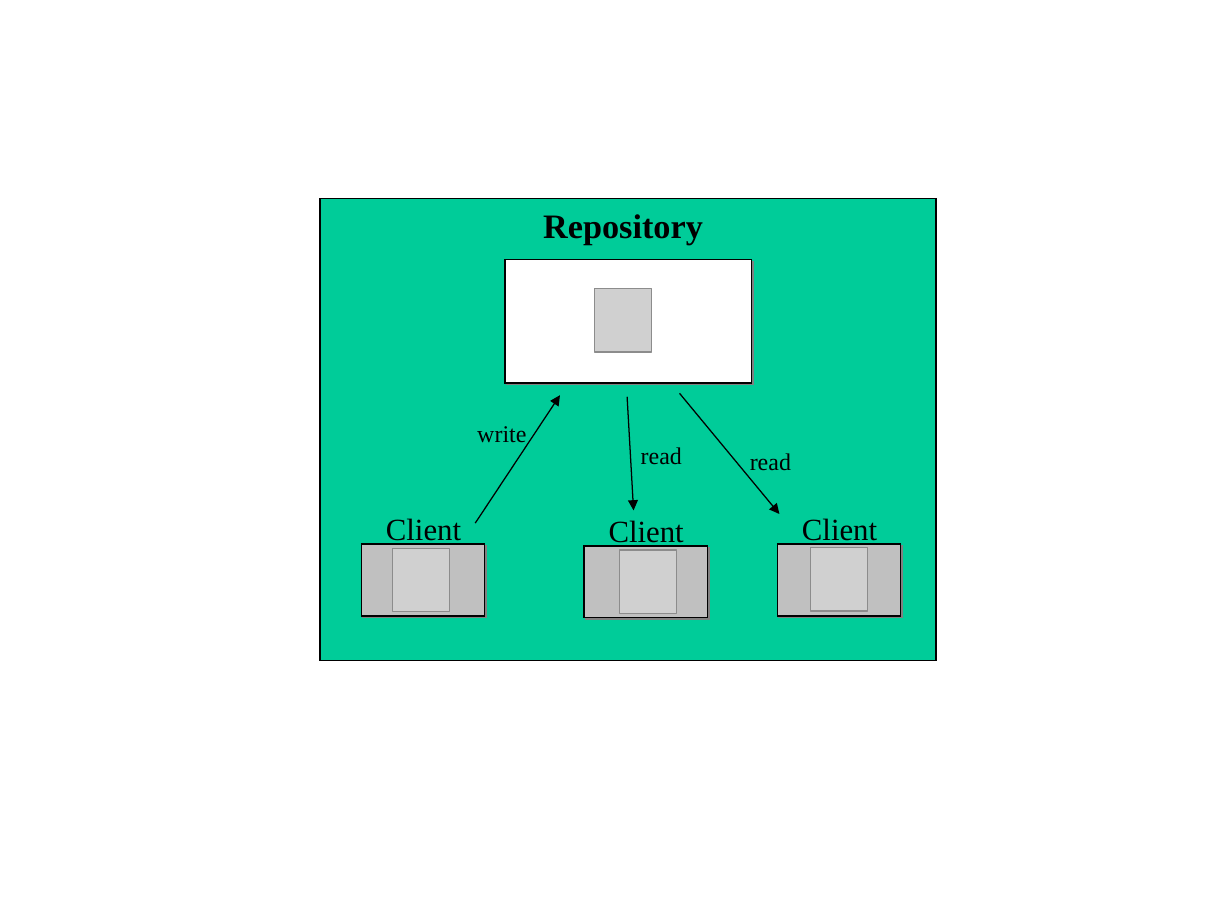
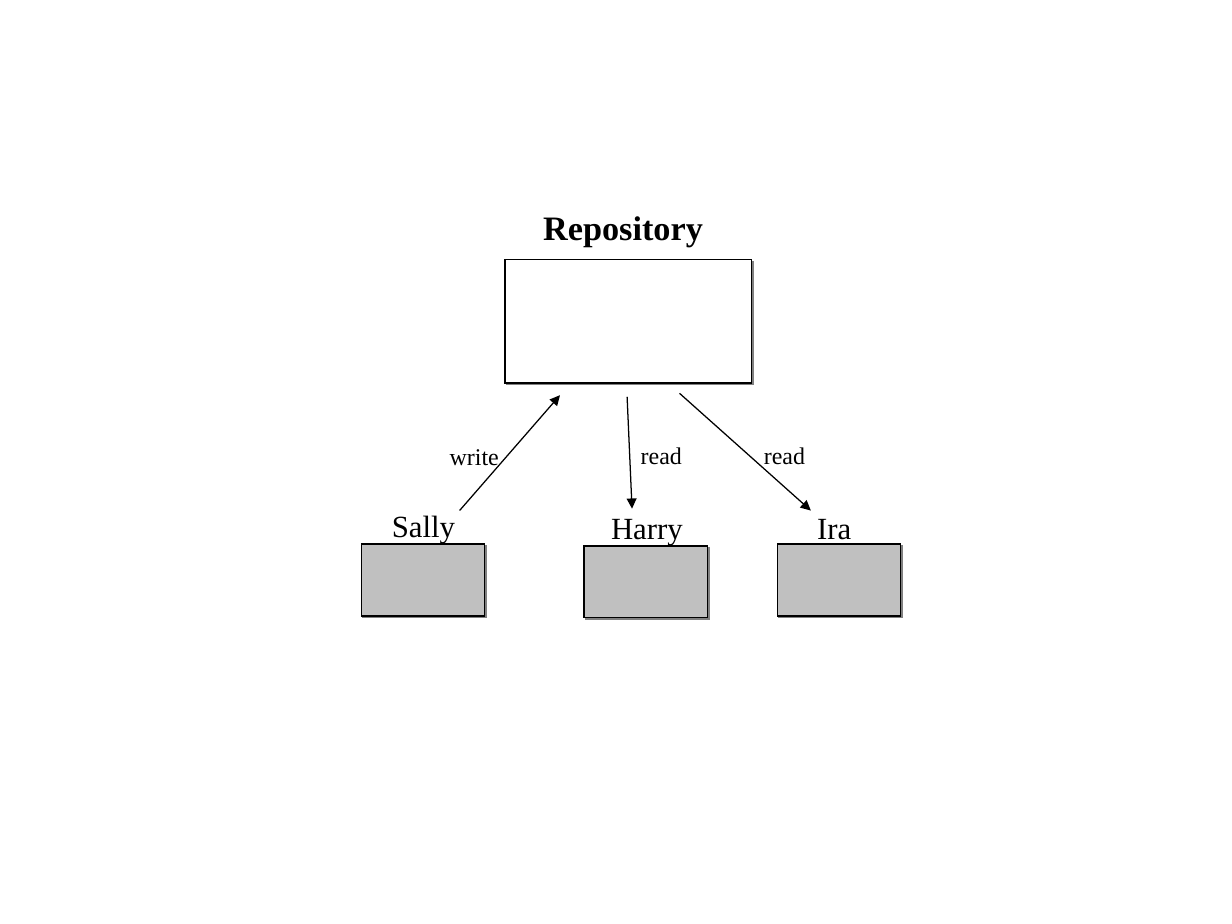
Before and after one commit to Aleksej97/source, a slide deck: slide 1 of src/book/book/images/VersioningModels.ppt. Drawn at 1232x924 pixels with LibreOffice and Linux fonts; fonts in the diff are those of the drawing; grey boxes stand for pictures. Boxes give left, top, right and bottom in pixels: in the first picture for what was removed or moved away, otherwise in the second. Text is boxed around its words. In the diff, an @@ line names an element or a change of style, - is before the commit and + after.

```diff
--- a/src/book/book/images/VersioningModels.ppt
+++ b/src/book/book/images/VersioningModels.ppt
@@ rectangle removed at (x1=320, y1=198, x2=936, y2=660) @@
@@ picture removed at (x1=595, y1=288, x2=652, y2=352) @@
@@ arrow moved from (476, 524) - (561, 395) to (460, 510) - (561, 395) @@
@@ arrow moved from (680, 393) - (780, 514) to (680, 393) - (811, 510) @@
@@ text "write" moved from (x1=477, y1=426, x2=526, y2=448) to (x1=450, y1=449, x2=499, y2=471) @@
@@ text "read" rewrapped from (x1=750, y1=453, x2=791, y2=471) to (x1=764, y1=447, x2=805, y2=470) @@
@@ text removed at (x1=386, y1=518, x2=461, y2=546) @@
-Client
@@ text added at (x1=392, y1=515, x2=455, y2=543), 18 pt, text #000000 @@
+Sally
@@ text removed at (x1=609, y1=520, x2=684, y2=548) @@
-Client
@@ text added at (x1=611, y1=518, x2=683, y2=545), 18 pt, text #000000 @@
+Harry
@@ text removed at (x1=802, y1=518, x2=877, y2=546) @@
-Client
@@ text added at (x1=817, y1=518, x2=851, y2=545), 18 pt, text #000000 @@
+Ira
@@ picture removed at (x1=393, y1=548, x2=450, y2=612) @@
@@ picture removed at (x1=620, y1=551, x2=676, y2=615) @@
@@ picture removed at (x1=811, y1=547, x2=867, y2=611) @@
```
Also in this commit, not shown: 6 other slides changed, 14 other files.
